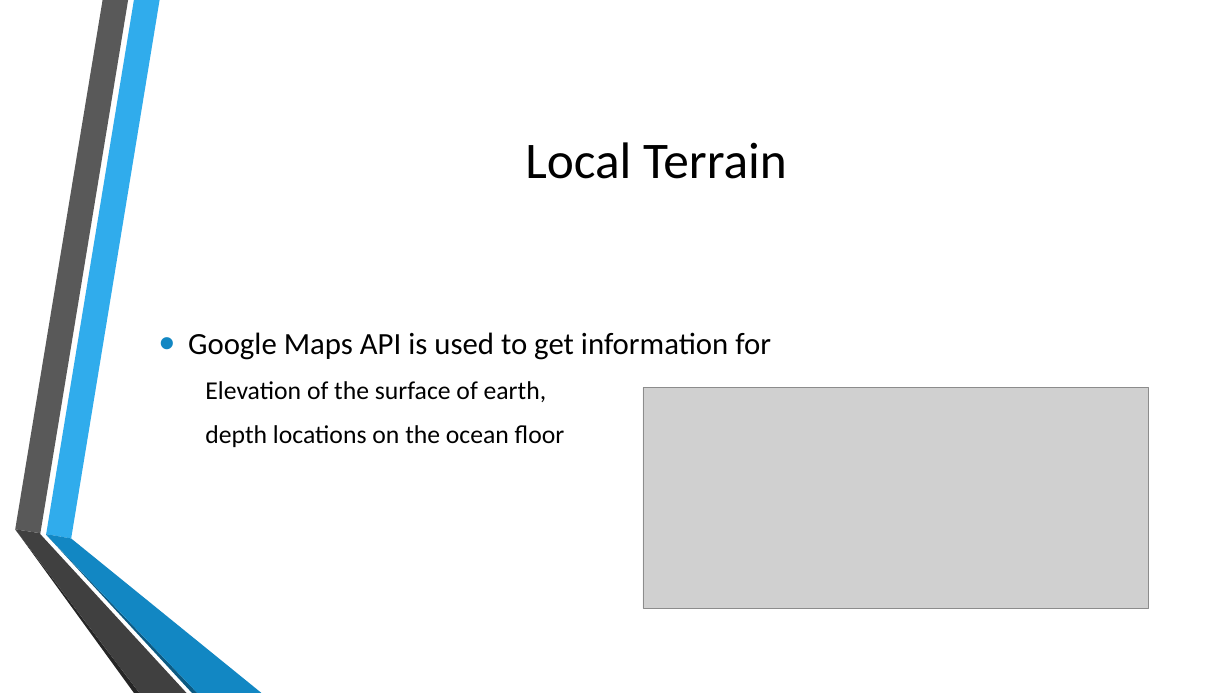
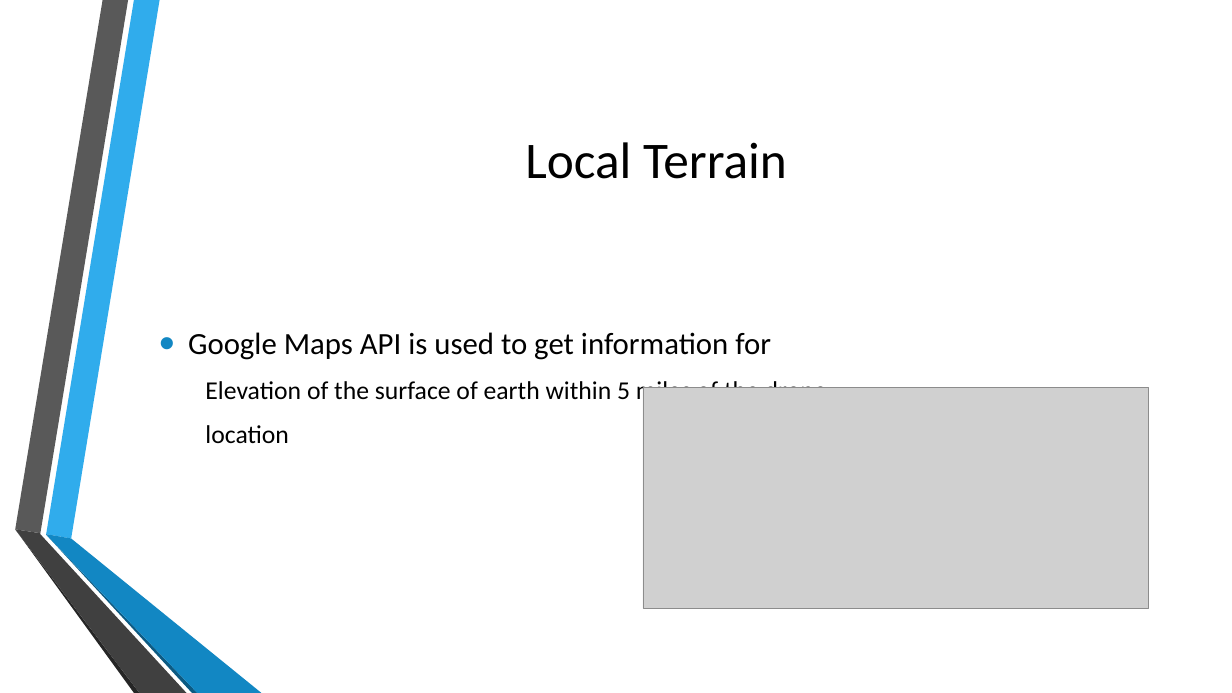
Before and after one commit to danburkhol/volatum, a slide deck: slide 4 of VOLATUM.pptx. Drawn at 1232x693 pixels with LibreOffice and Linux fonts; fonts in the diff are those of the drawing; grey boxes stand for pictures; background and template pictures are left out. Boxes give left, top, right and bottom in pixels: in the first picture for what was removed or moved away, otherwise in the second. Text is boxed around its words. In the diff, an @@ line names an element or a change of style, - is before the commit and + after.

```diff
--- a/VOLATUM.pptx
+++ b/VOLATUM.pptx
@@ text at <box>205,378,827,443</box>: text changed @@
-  Elevation of the surface of earth,
-  depth locations on the ocean floor
+  Elevation of the surface of earth within 5 miles of the drone
+  location
```
Also in this commit, not shown: 1 other slide changed.
